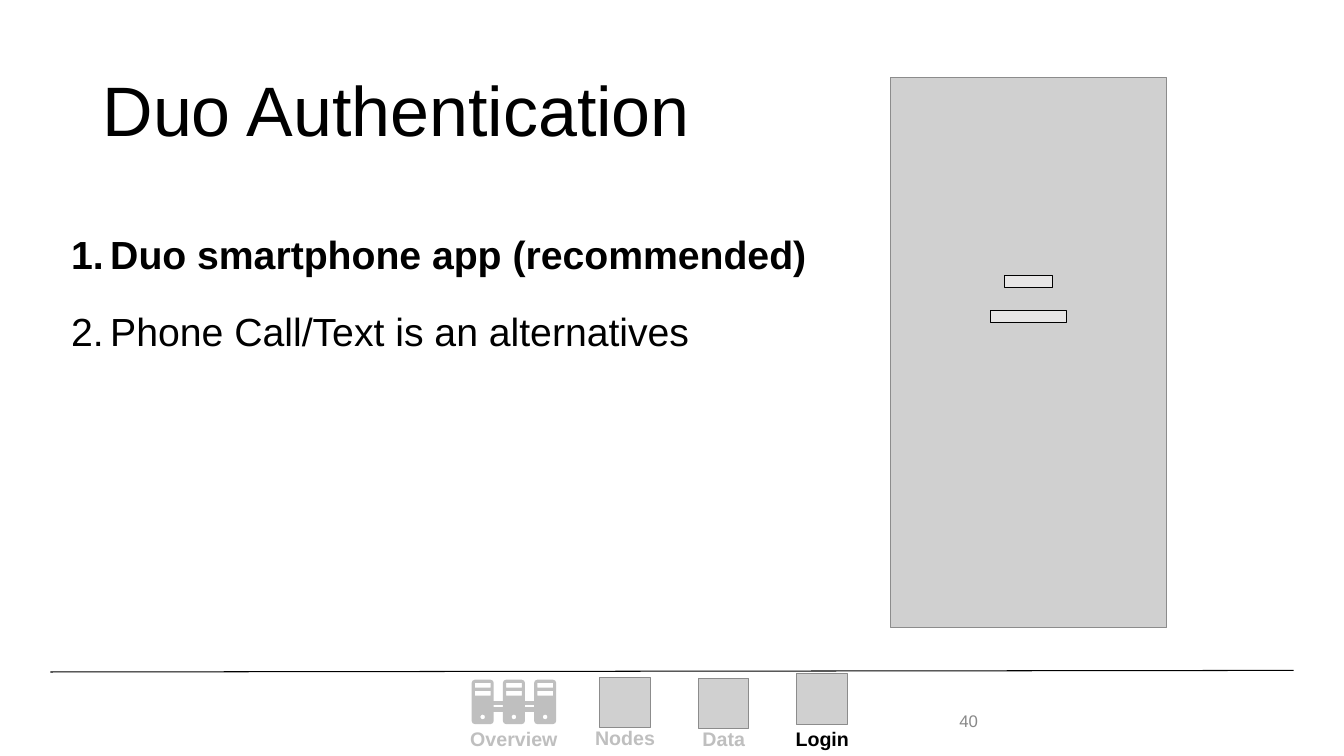
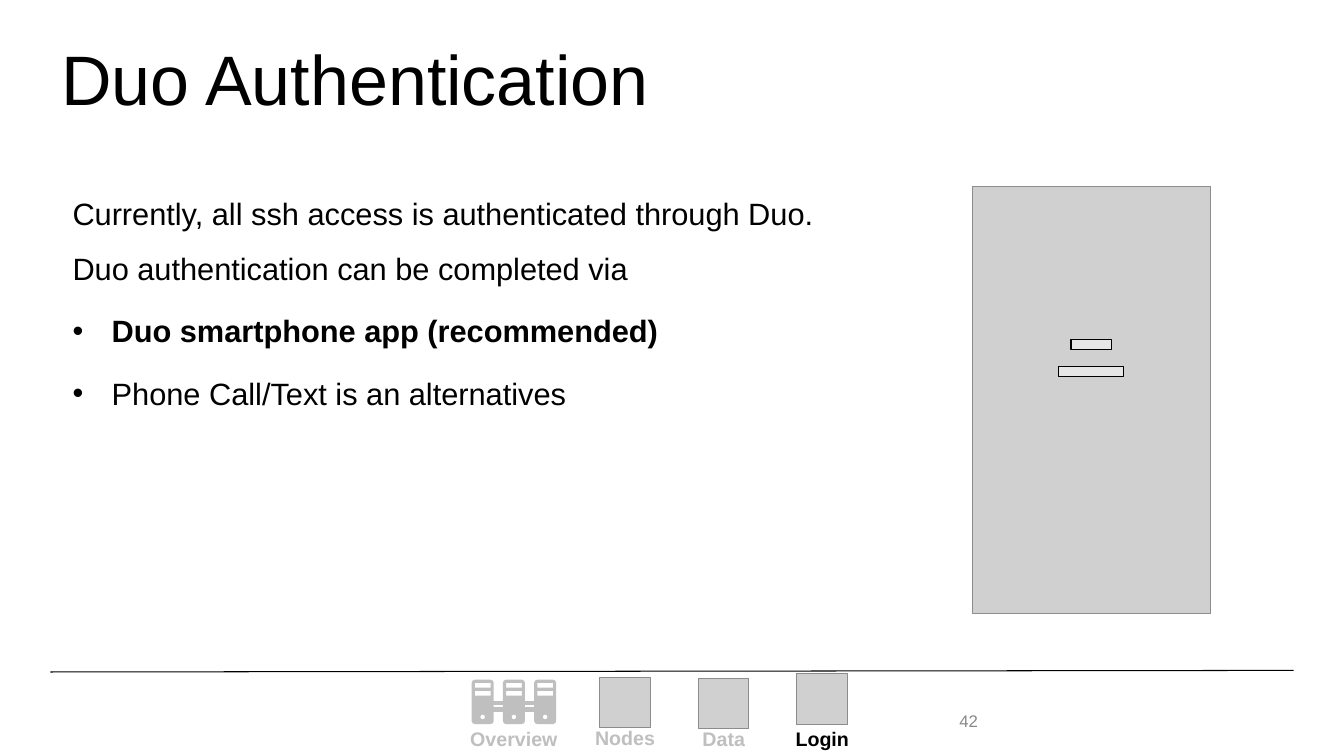
Before and after one commit to ResearchComputing/New_User_Seminar, a slide deck: slide 42 of Alpine_New_User_Seminar.pptx (slide 40 before the commit). Drawn at 1344x756 pixels with LibreOffice and Linux fonts; fonts in the diff are those of the drawing; grey boxes stand for pictures; background and template pictures are left out. Boxes give left, top, right and bottom in pixels: in the first picture for what was removed or moved away, otherwise in the second. Text is boxed around its words. In the diff, an @@ line names an element or a change of style, - is before the commit and + after.

```diff
--- a/Alpine_New_User_Seminar.pptx
+++ b/Alpine_New_User_Seminar.pptx
@@ title "Duo Authentication": place and size @@
-title "Duo Authentication" at [102,85,689,137]
+title "Duo Authentication" at [61,54,648,106]
@@ text "Currently, all ssh access is ...": place and size @@
-text "Currently, all ssh access is ..." at [110,240,807,347]
+text "Currently, all ssh access is ..." at [73,202,813,406]
@@ text at [73,202,813,286]: paragraph added @@
+Currently, all ssh access is authenticated through Duo. Duo authentication can be completed via
@@ picture: place and size @@
-picture at [891,78,1168,628]
+picture at [973,187,1211,613]
@@ text at [112,319,658,406]: size 28 to 22 pt in "Duo smartphone app (recommended)", "Phone Call/Text is an alternatives"; bullet 1. to • @@
@@ rectangle: place and size @@
-rectangle at [1005,275,1053,287]
+rectangle at [1072,340,1112,349]
@@ rectangle: place and size @@
-rectangle at [990,311,1067,323]
+rectangle at [1059,367,1124,376]
@@ page number at [959,715,978,727]: text changed @@
-40
+42
```
Also in this commit, not shown: 9 other slides changed, 1 slide added, 2 slides removed, 1 other file.
